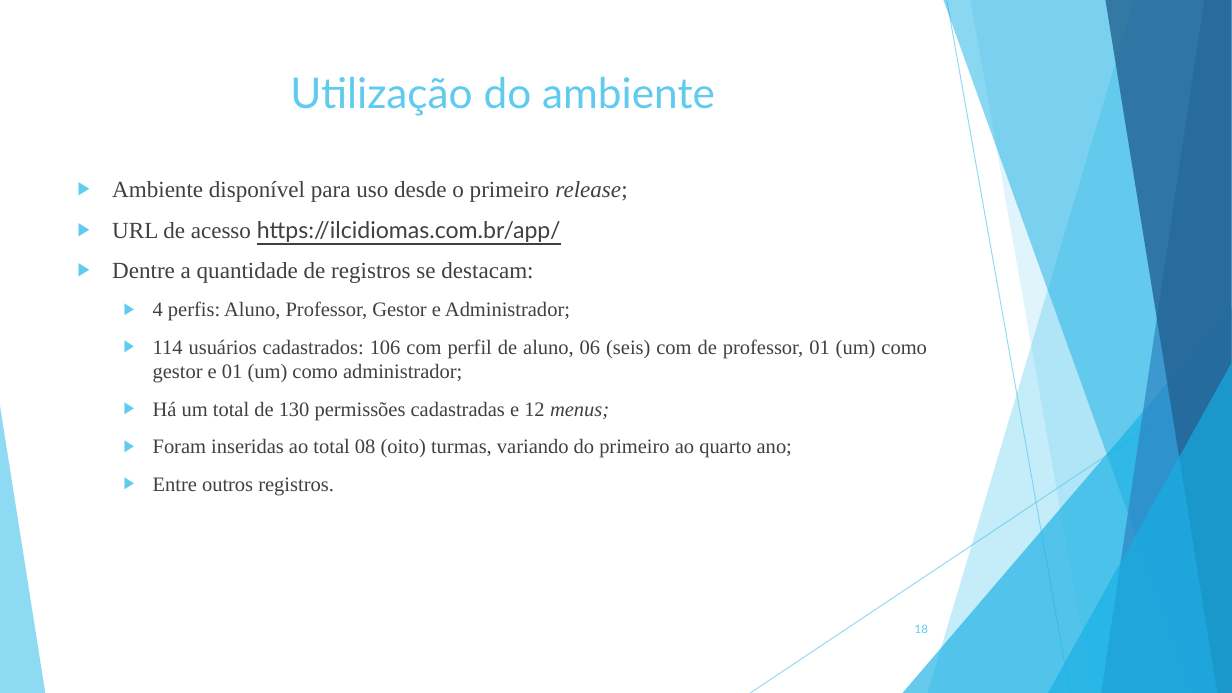
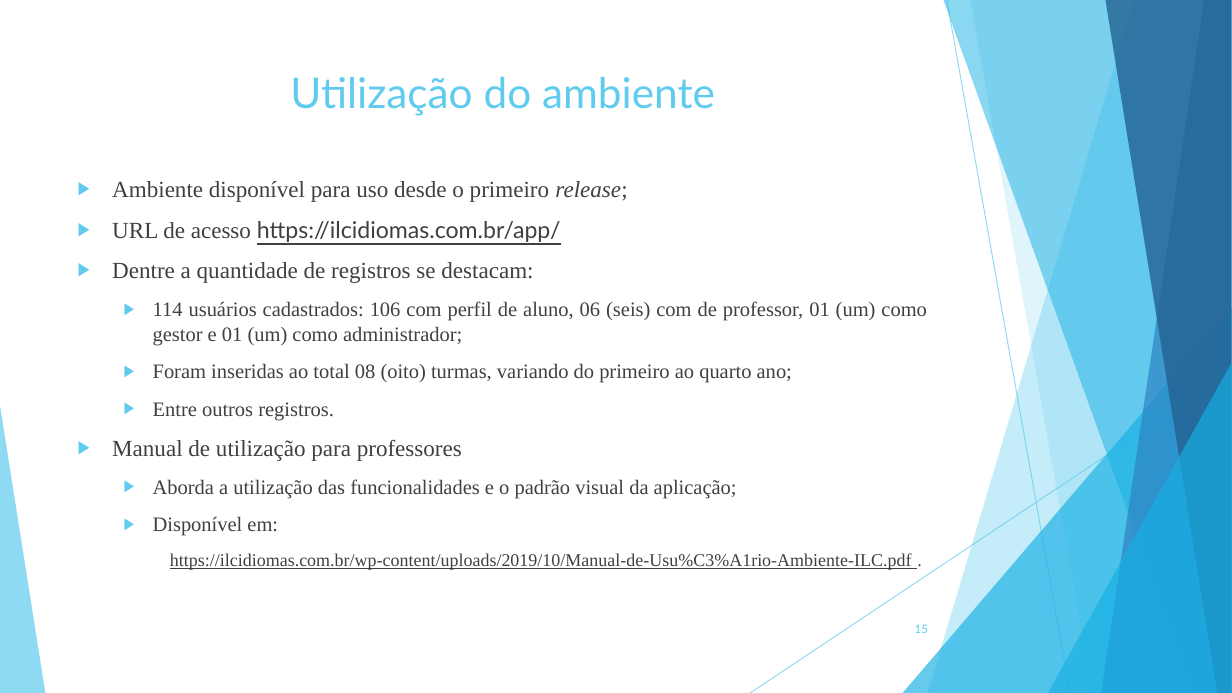
Before and after one commit to ryanlucaslemos/arquivostcc, a slide deck: slide 15 of TCC 2/Slide de TCC 2.ppt (slide 18 before the commit). Drawn at 1232x693 pixels with LibreOffice and Linux fonts; fonts in the diff are those of the drawing. Boxes give left, top, right and bottom in pixels: in the first picture for what was removed or moved away, otherwise in the second. Text is boxed around its words. In the diff, an @@ line names an element or a change of style, - is before the commit and + after.

```diff
--- a/TCC 2/Slide de TCC 2.ppt
+++ b/TCC 2/Slide de TCC 2.ppt
@@ text at box(153, 301, 570, 321): paragraph removed @@
-  ▶ 4 perfis: Aluno, Professor, Gestor e Administrador;
@@ text at box(153, 401, 609, 421): paragraph removed @@
-  ▶ Há um total de 130 permissões cadastradas e 12 menus;
@@ text at box(112, 439, 912, 570): paragraphs added @@
+▶ Manual de utilização para professores
+  ▶ Aborda a utilização das funcionalidades e o padrão visual da aplicação;
+  ▶ Disponível em:
+    https://ilcidiomas.com.br/wp-content/uploads/2019/10/Manual-de-Usu%C3%A1rio-Ambiente-ILC.pdf .
@@ page number at box(915, 624, 928, 633): text changed @@
-18
+15
```
Also in this commit, not shown: 16 other slides changed, 4 slides removed.
